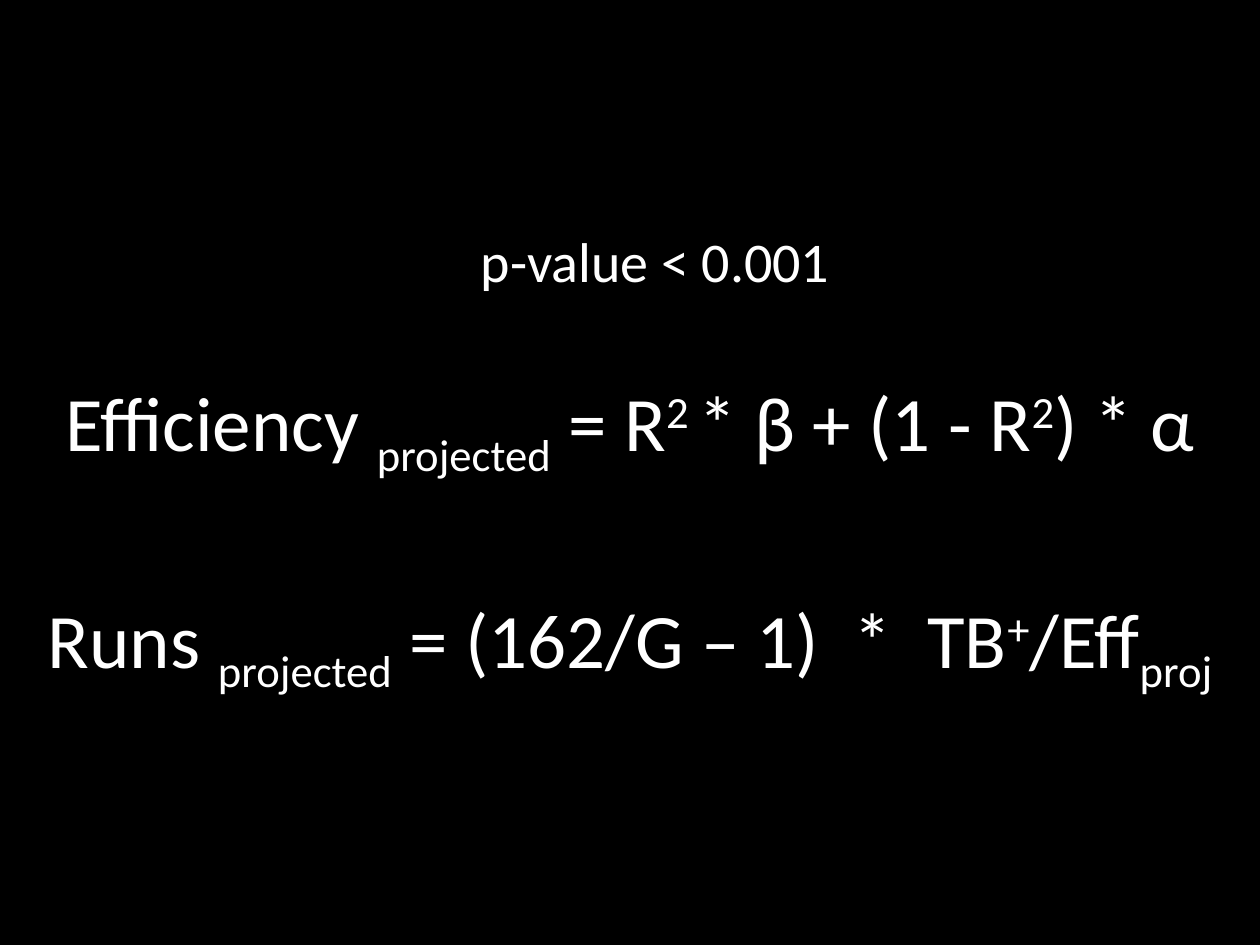
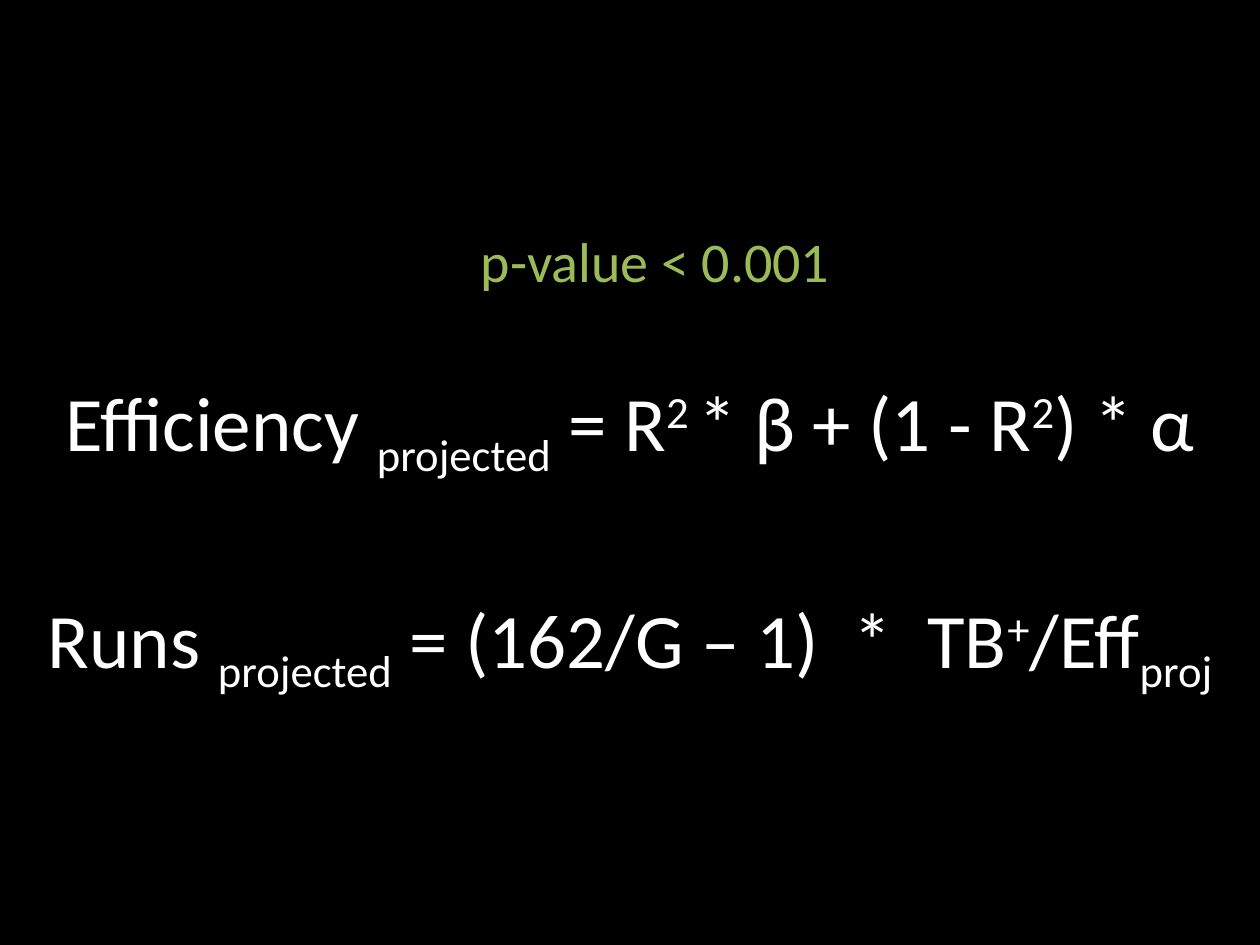
Before and after one commit to zyoung14/baseball-stats, a slide deck: slide 9 of Presentation.pptx (slide 8 before the commit). Drawn at 1260x945 pixels with LibreOffice and Linux fonts; fonts in the diff are those of the drawing. Boxes give left, top, right and bottom in pixels: in the first picture for what was removed or moved away, otherwise in the second. Text is boxed around its words. In the diff, an @@ line names an element or a change of style, - is before the commit and + after.

```diff
--- a/Presentation.pptx
+++ b/Presentation.pptx
@@ text "p-value < 0.001" at <box>481,243,830,291</box>: text colour #FFFFFF to #9BBB59 @@
```
Also in this commit, not shown: 1 other slide changed, 2 slides added, 1 slide removed, 9 other files.
